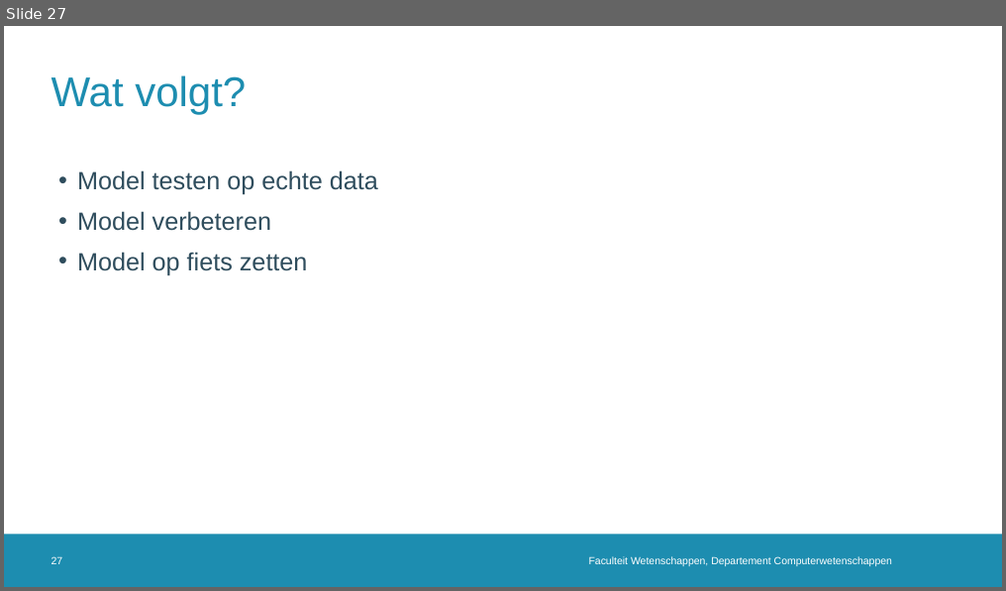
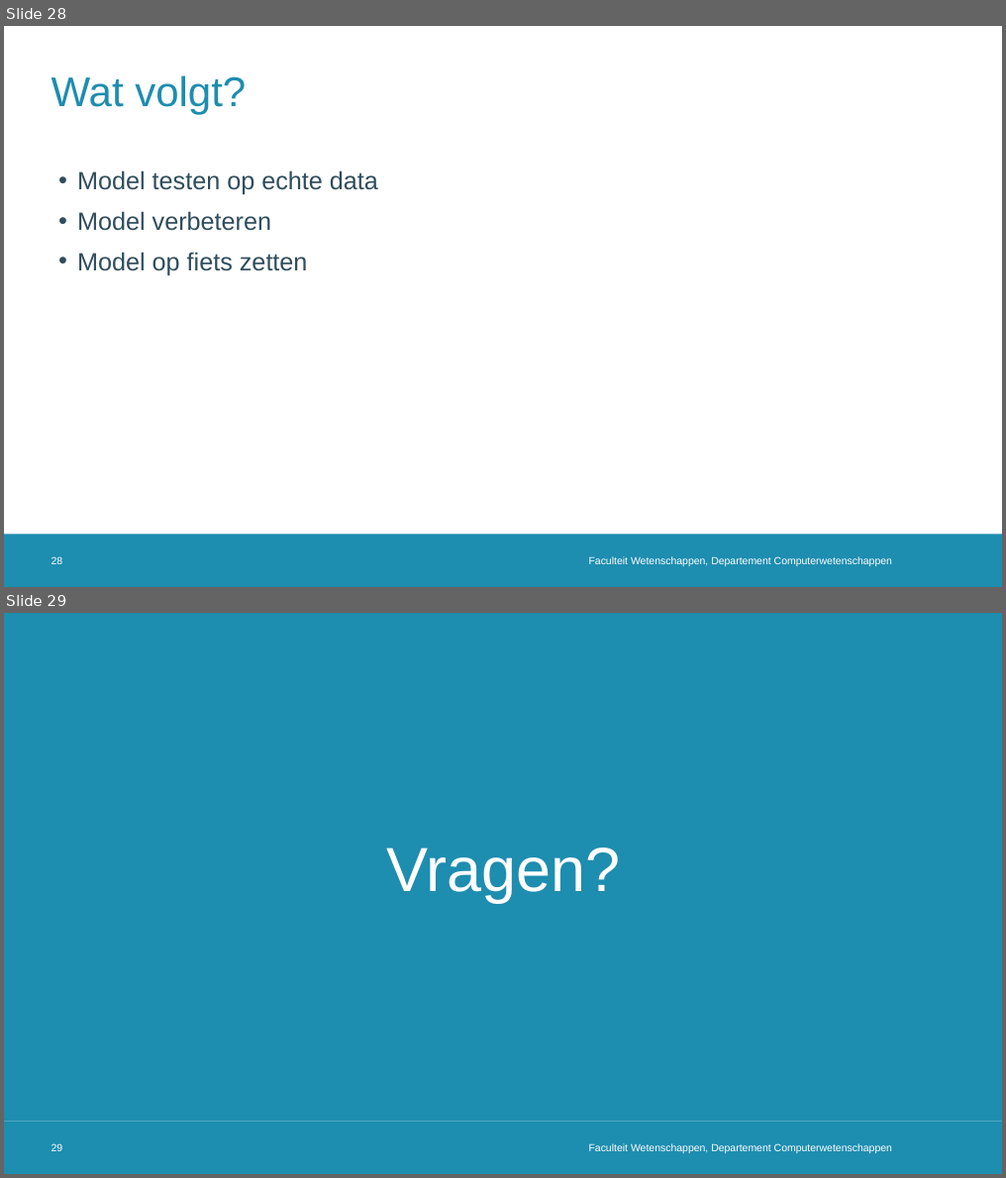
Before and after one commit to TooCools/Masterproef, a slide deck: Real-Time Cadansaanpassing in een Automatische Fietstransmissie2.0.pptx. Shown one above the other, each under a label of ours: slide 27 before the commit, slides 28 and 29 after it. The pictures are 1006x591 and 1006x1178 pixels, drawn with LibreOffice and Linux fonts; fonts in the diff are those of the drawing; background and template pictures are left out. Boxes give left, top, right and bottom in pixels: in the first picture for what was removed or moved away, otherwise in the second. Text is boxed around its words. In the diff, an @@ line names an element or a change of style, - is before the commit and + after.

```diff
--- a/Real-Time Cadansaanpassing in een Automatische Fietstransmissie2.0.pptx
+++ b/Real-Time Cadansaanpassing in een Automatische Fietstransmissie2.0.pptx
@@ slide 29 added at bbox=[4, 613, 1002, 1174], background #FFFFFF; not listed: 1 template element that a slide beside it also shows @@
@@ rectangle added at bbox=[4, 613, 1002, 1121], fill #1D8DB0 @@
@@ title added at bbox=[386, 848, 620, 903], 60 pt, text #FFFFFF @@
+Vragen?
@@ page number added at bbox=[52, 1144, 63, 1152], 10 pt, text #FFFFFF @@
+29
@@ text added at bbox=[589, 1144, 892, 1154], 10 pt, text #FFFFFF @@
+Faculteit Wetenschappen, Departement Computerwetenschappen
@@ what was slide 27 is now slide 28 @@
@@ page number at bbox=[52, 557, 63, 565]: text changed @@
-27
+28
```
Also in this commit, not shown: 5 slides changed, 1 other slide added, 12 other files.
